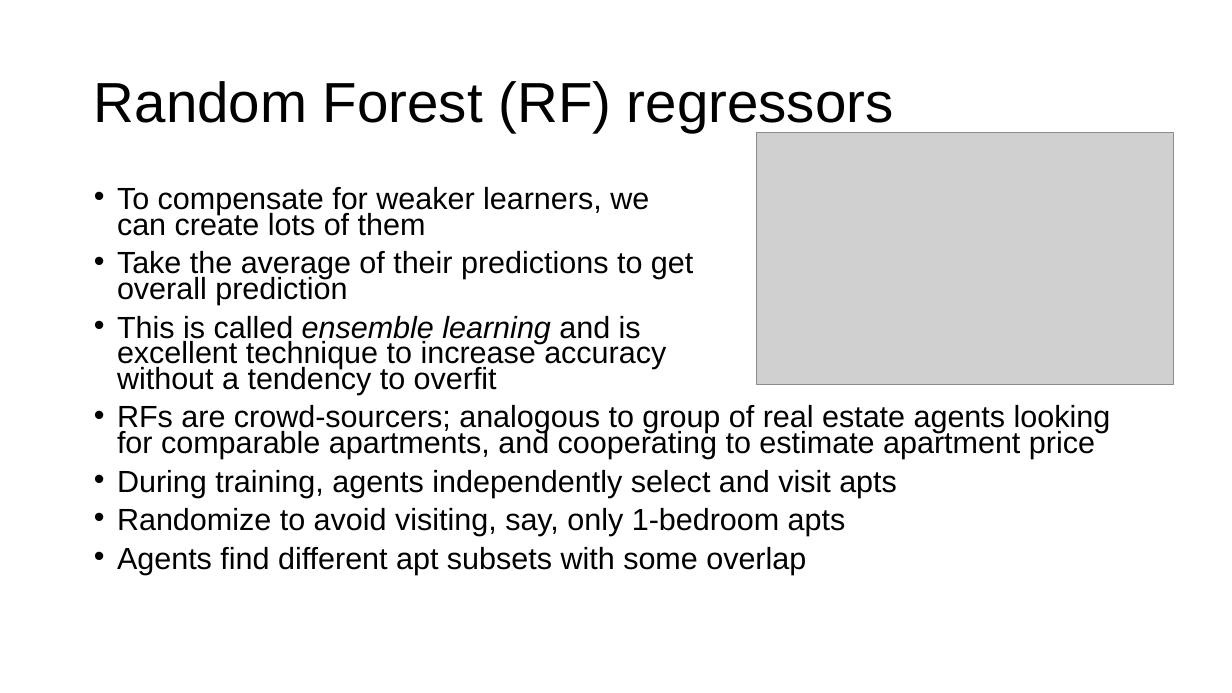
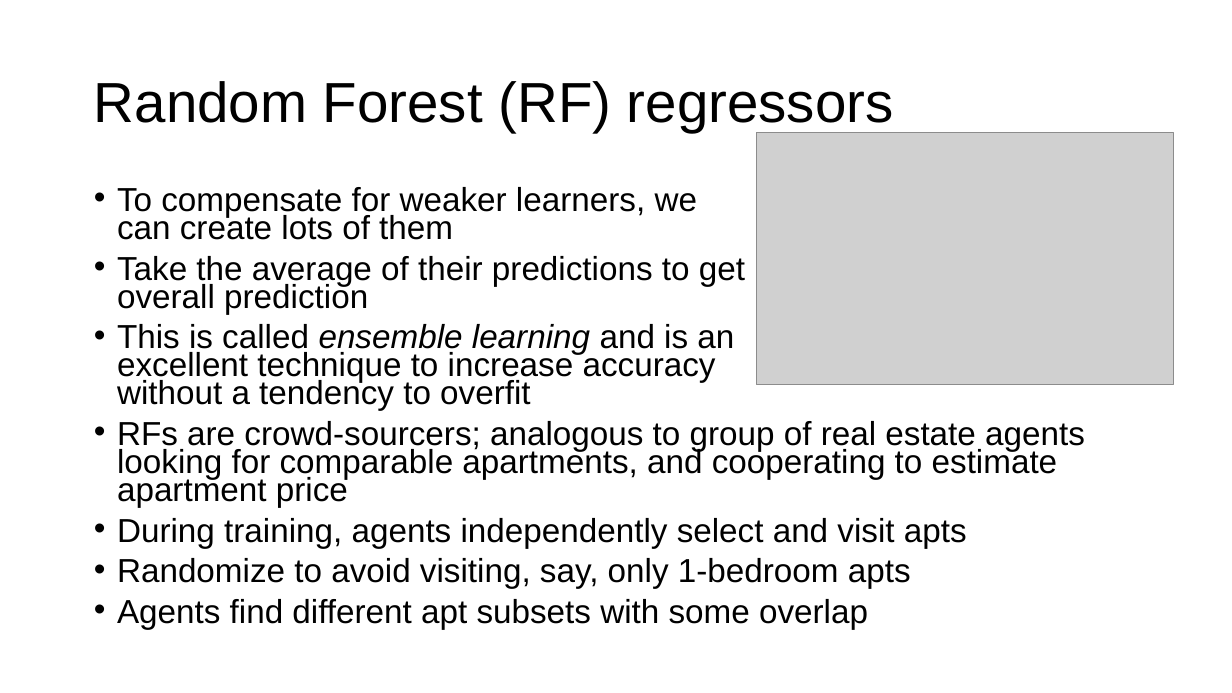
Before and after one commit to parrt/msds621, a slide deck: slide 19 of lectures/nonparametric-models.pptx. Drawn at 1232x693 pixels with LibreOffice and Linux fonts; fonts in the diff are those of the drawing; grey boxes stand for pictures; background and template pictures are left out. Boxes give left, top, right and bottom in pixels: in the first picture for what was removed or moved away, otherwise in the second. Text is boxed around its words. In the diff, an @@ line names an element or a change of style, - is before the commit and + after.

```diff
--- a/lectures/nonparametric-models.pptx
+++ b/lectures/nonparametric-models.pptx
@@ text at <box>117,187,1085,630</box>: size 23.8 to 25.9 pt in "To compensate for weaker learners, we can ...", "Take the average of their predictions to ...", "RFs are crowd-sourcers; analogous to group of ...", "During training, agents independently select and visit ..." and 2 more places @@
@@ text at <box>117,324,734,411</box>: text changed; size 23.8 to 25.9 pt @@
-• This is called ensemble learning and is
-  excellent technique to increase accuracy
-  without a tendency to overfit
+• This is called ensemble learning and is an
+  excellent technique to increase accuracy
+  without a tendency to overfit
```
Also in this commit, not shown: 1 other slide changed, 3 other files.
